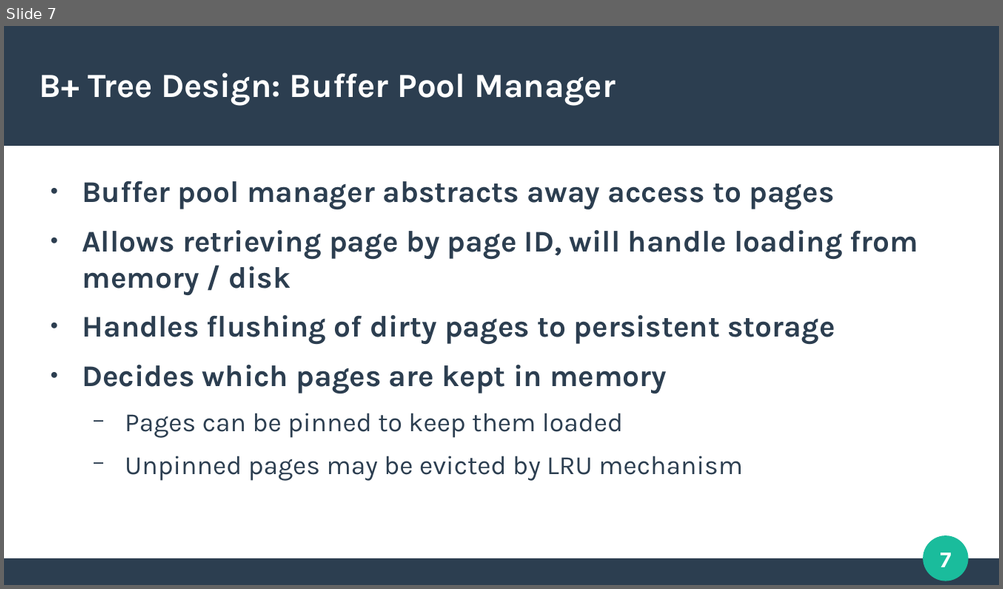
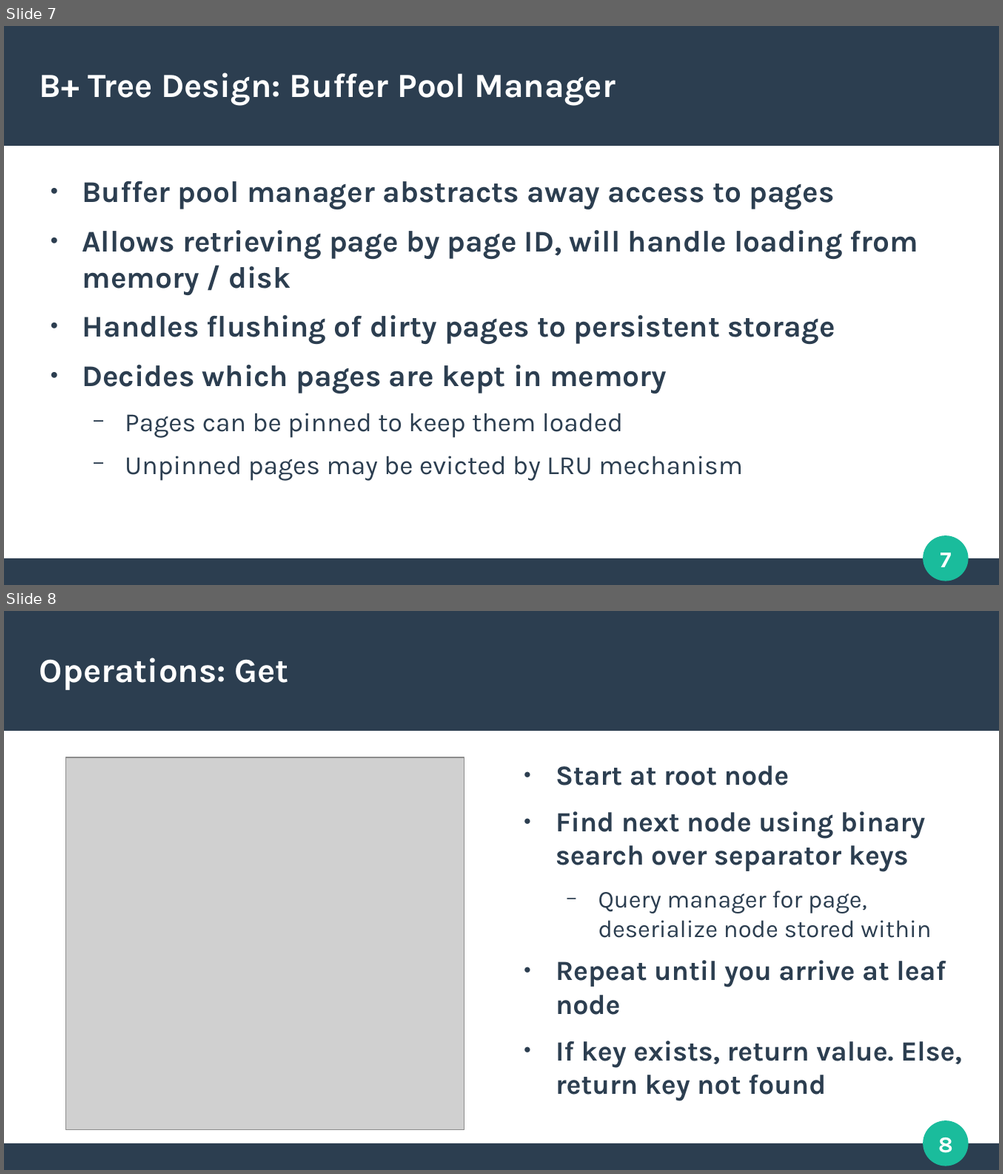
Before and after one commit to tobiasfamos/KVStore, a slide deck: presentation/presentation.odp. Shown one above the other, each under a label of ours: slide 7 before the commit, slides 7 and 8 after it. The pictures are 1003x589 and 1003x1174 pixels, drawn with LibreOffice and Linux fonts; fonts in the diff are those of the drawing; grey boxes stand for pictures. Boxes give left, top, right and bottom in pixels: in the first picture for what was removed or moved away, otherwise in the second. Text is boxed around its words. In the diff, an @@ line names an element or a change of style, - is before the commit and + after.

```diff
--- a/presentation/presentation.odp
+++ b/presentation/presentation.odp
@@ slide 8 added at (4, 611, 999, 1170), background #FFFFFF; not listed: 4 template elements that a slide beside it also shows @@
@@ title added at (40, 658, 288, 690), 27 pt, text #FFFFFF, bold @@
+Operations: Get
@@ picture added at (66, 758, 464, 1130) @@
@@ text added at (555, 766, 962, 1101), 22.2 pt, text #2C3E50, bold @@
+● Start at root node
+● Find next node using binary search over separator keys
+  − Query manager for page, deserialize node stored within
+● Repeat until you arrive at leaf node
+● If key exists, return value. Else, return key not found
```
Also in this commit, not shown: 5 slides changed, 4 other slides added, 2 slides removed, 3 other files.
